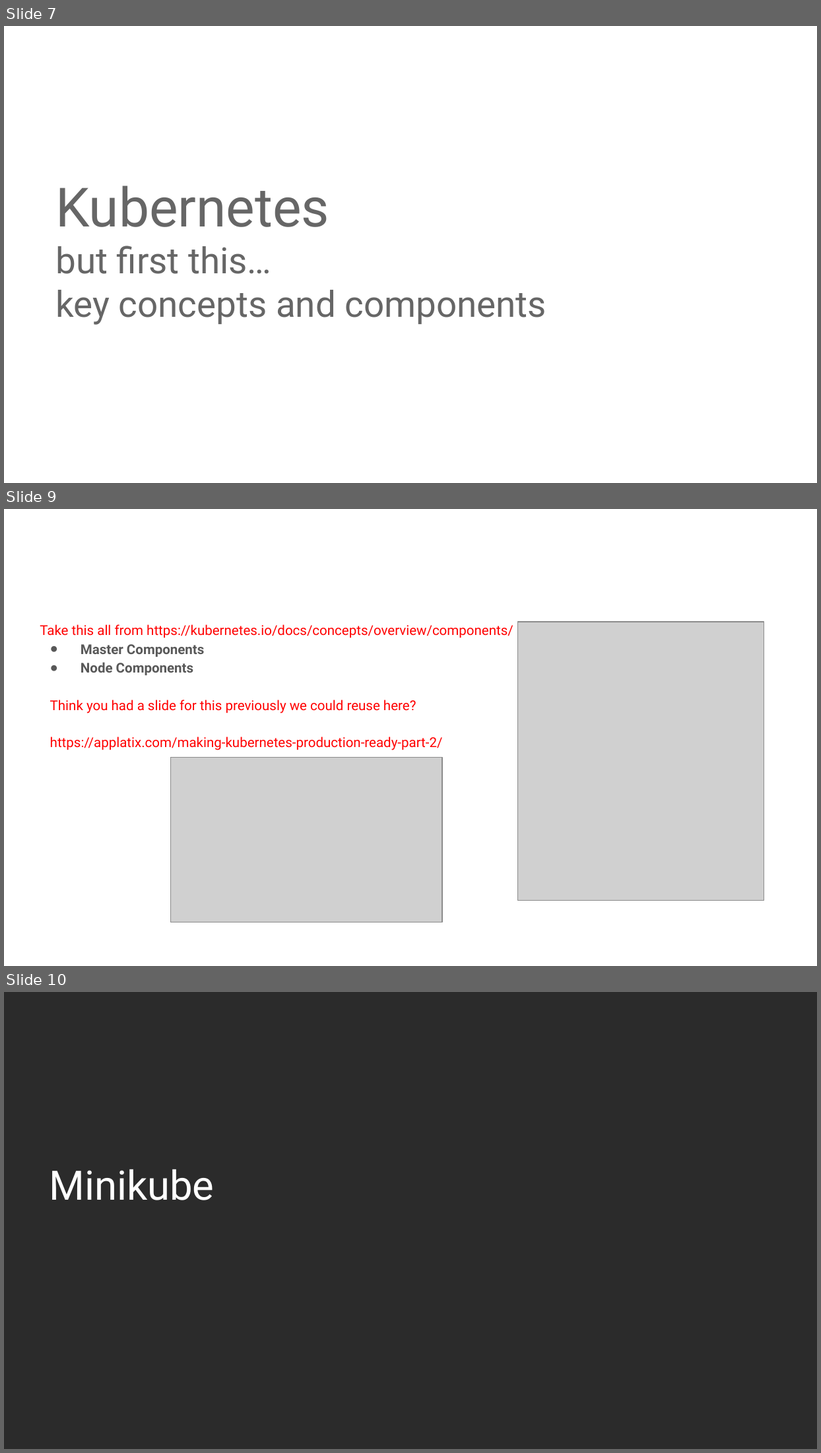
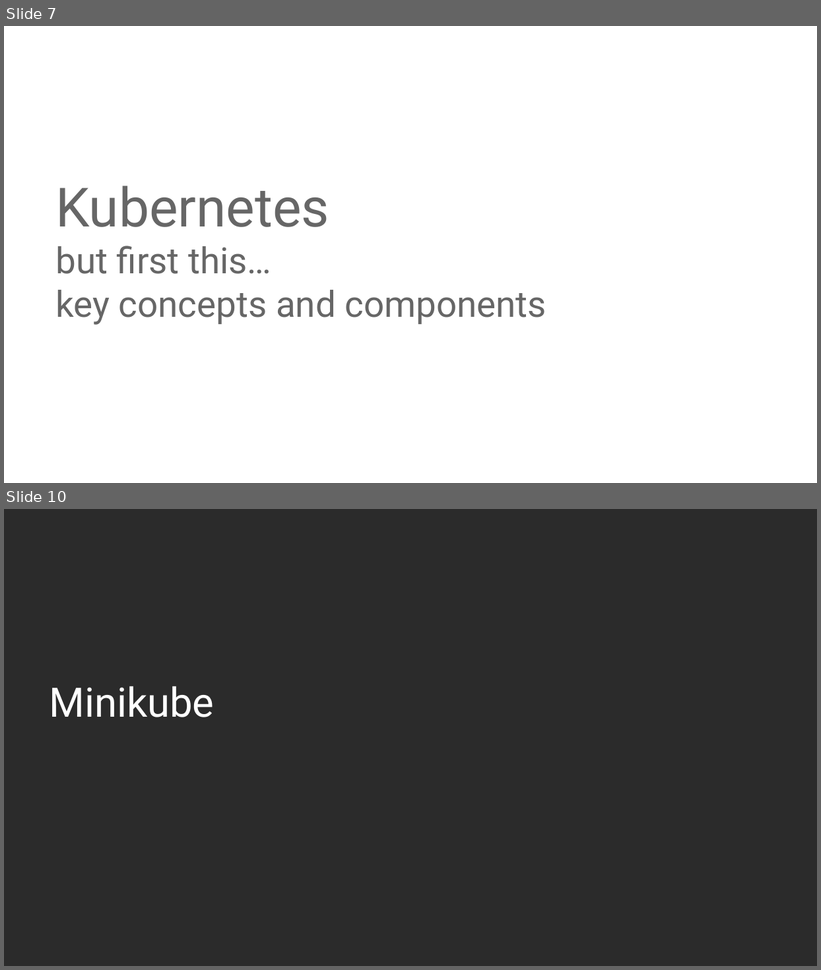
Before and after one commit to AutomatedIT/presentations, a slide deck: KubernetesMinikubeHelm_1.pptx. Shown one above the other, each under a label of ours: slides 7, 9 and 10 before the commit, slides 7 and 10 after it; the slides between them are not shown. The pictures are 821x1453 and 821x970 pixels, drawn with LibreOffice and Linux fonts; fonts in the diff are those of the drawing; grey boxes stand for pictures; background and template pictures are left out; a plain dark background stands for a picture behind light text. Boxes give left, top, right and bottom in pixels: in the first picture for what was removed or moved away, otherwise in the second. Text is boxed around its words. In the diff, an @@ line names an element or a change of style, - is before the commit and + after.

```diff
--- a/KubernetesMinikubeHelm_1.pptx
+++ b/KubernetesMinikubeHelm_1.pptx
@@ slide 9 removed at (4, 509, 817, 966), background picture (left out) @@
@@ title removed at (32, 535, 789, 586) @@
-Components
@@ text removed at (40, 625, 514, 751) @@
-Take this all from https://kubernetes.io/docs/concepts/overview/components/
-● Master Components
-● Node Components
-Think you had a slide for this previously we could reuse here?
-https://applatix.com/making-kubernetes-production-ready-part-2/
@@ picture removed at (518, 622, 764, 901) @@
@@ picture removed at (171, 757, 442, 922) @@
```
Also in this commit, not shown: 8 slides changed, 5 slides added, 3 other slides removed, 3 other files.
